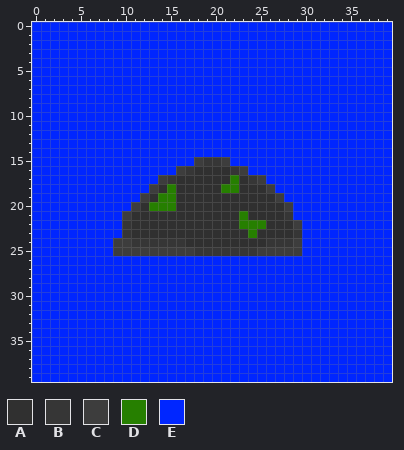
Two versions of one pixel-art sprite, src/main/resources/items/3.png. Above: the version before the commit.
The file is 40x40 pixels. Colours within 5 levels of each other are drawn and written as one.
Palette (. is transparent): A #303030  B #363636  C #3d3d3d  D #267f00  E #0026ff
Pixels before, first column x 0:
 0 EEEEEEEEEEEEEEEEEEEEEEEEEEEEEEEEEEEEEEEE
 1 EEEEEEEEEEEEEEEEEEEEEEEEEEEEEEEEEEEEEEEE
 2 EEEEEEEEEEEEEEEEEEEEEEEEEEEEEEEEEEEEEEEE
 3 EEEEEEEEEEEEEEEEEEEEEEEEEEEEEEEEEEEEEEEE
 4 EEEEEEEEEEEEEEEEEEEEEEEEEEEEEEEEEEEEEEEE
 5 EEEEEEEEEEEEEEEEEEEEEEEEEEEEEEEEEEEEEEEE
 6 EEEEEEEEEEEEEEEEEEEEEEEEEEEEEEEEEEEEEEEE
 7 EEEEEEEEEEEEEEEEEEEEEEEEEEEEEEEEEEEEEEEE
 8 EEEEEEEEEEEEEEEEEEEEEEEEEEEEEEEEEEEEEEEE
 9 EEEEEEEEEEEEEEEEEEEEEEEEEEEEEEEEEEEEEEEE
10 EEEEEEEEEEEEEEEEEEEEEEEEEEEEEEEEEEEEEEEE
11 EEEEEEEEEEEEEEEEEEEEEEEEEEEEEEEEEEEEEEEE
12 EEEEEEEEEEEEEEEEEEEEEEEEEEEEEEEEEEEEEEEE
13 EEEEEEEEEEEEEEEEEEEEEEEEEEEEEEEEEEEEEEEE
14 EEEEEEEEEEEEEEEEEEEEEEEEEEEEEEEEEEEEEEEE
15 EEEEEEEEEEEEEEEEEECBBCEEEEEEEEEEEEEEEEEE
16 EEEEEEEEEEEEEEEECBAAAABCEEEEEEEEEEEEEEEE
17 EEEEEEEEEEEEEECBAAAAAADABCEEEEEEEEEEEEEE
18 EEEEEEEEEEEEECADAAAAADDAAACEEEEEEEEEEEEE
19 EEEEEEEEEEEECADDAAAAAAAAAAACEEEEEEEEEEEE
20 EEEEEEEEEEECADDDAAAAAAAAAAAACEEEEEEEEEEE
21 EEEEEEEEEECAAAAAAAAAAAADAAAABEEEEEEEEEEE
22 EEEEEEEEEEBAAAAAAAAAAAADDDAAACEEEEEEEEEE
23 EEEEEEEEEEBAAAAAAAAAAAAADAAAABEEEEEEEEEE
24 EEEEEEEEECCBBBBBBAAAAAAAAABBBCEEEEEEEEEE
25 EEEEEEEEECCCCCCCCCBBBBBBBCCCCCEEEEEEEEEE
26 EEEEEEEEEEEEEEEEEEEEEEEEEEEEEEEEEEEEEEEE
27 EEEEEEEEEEEEEEEEEEEEEEEEEEEEEEEEEEEEEEEE
28 EEEEEEEEEEEEEEEEEEEEEEEEEEEEEEEEEEEEEEEE
29 EEEEEEEEEEEEEEEEEEEEEEEEEEEEEEEEEEEEEEEE
30 EEEEEEEEEEEEEEEEEEEEEEEEEEEEEEEEEEEEEEEE
31 EEEEEEEEEEEEEEEEEEEEEEEEEEEEEEEEEEEEEEEE
32 EEEEEEEEEEEEEEEEEEEEEEEEEEEEEEEEEEEEEEEE
33 EEEEEEEEEEEEEEEEEEEEEEEEEEEEEEEEEEEEEEEE
34 EEEEEEEEEEEEEEEEEEEEEEEEEEEEEEEEEEEEEEEE
35 EEEEEEEEEEEEEEEEEEEEEEEEEEEEEEEEEEEEEEEE
36 EEEEEEEEEEEEEEEEEEEEEEEEEEEEEEEEEEEEEEEE
37 EEEEEEEEEEEEEEEEEEEEEEEEEEEEEEEEEEEEEEEE
38 EEEEEEEEEEEEEEEEEEEEEEEEEEEEEEEEEEEEEEEE
39 EEEEEEEEEEEEEEEEEEEEEEEEEEEEEEEEEEEEEEEE
And afterwards:
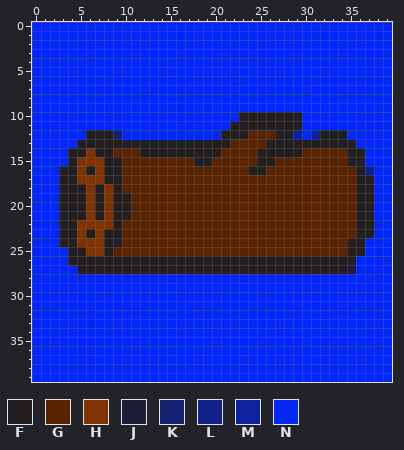
Colours new in this view: F #231f20  G #5b2400  H #7f3300  J #1e1d38  K #152170  L #11228b  M #0e22a0  N #0427f4
Edits made:
Changed rows in their new state; - is an unchanged pixel.
first column x 0:
 0 -N----N--N----N----N----N--N-N--N----N--
 1 N----N--N-N--N----N----N--N-N--N----N---
 2 --N-N--N----N----N----N--N----N----N----
 3 -N-N--N----N----N----N--N----N----N----N
 4 N-N--N----N----N----N--N-N--N----N----N-
 5 -N--N----N----N----N--N-N--N----N----N--
 6 N--N----N----N----N--N-N--N----N----N---
 7 --N-N--N----N----N----N--N----N----N----
 8 -N----N----N----N--N----N----N----N--N-N
 9 N----N----N----N--N-N--N----N----N----N-
10 ----N----N----N--N-N--NFFFFFFF--N----N--
11 ---N----N----N--N-N--NFFFFFFFF-N----N--N
12 --N---FFFK--N----N--NFFFGGGFFMNMFFFN--N-
13 -N---FFFFFFFFFFFFFFFFFGGGGFFFFFFFFFF-N--
14 N---FFHFFGGGFFFFFFFFFGGGGFFFFFGGGGGFF---
15 ---NFHHHFFGGGGGGGGFFGGGGGFFGGGGGGGGFF---
16 ---FFHFHFFGGGGGGGGGGGGGGFFGGGGGGGGGGFL-N
17 --NFFHHHFFGGGGGGGGGGGGGGGGGGGGGGGGGGFFN-
18 -N-FFFHFHFGGGGGGGGGGGGGGGGGGGGGGGGGGFF--
19 N--FFFHFHFFGGGGGGGGGGGGGGGGGGGGGGGGGFF--
20 ---FFFHFHFFGGGGGGGGGGGGGGGGGGGGGGGGGFF--
21 ---FFFHFHFFGGGGGGGGGGGGGGGGGGGGGGGGGFF-N
22 --NFFHHHHFGGGGGGGGGGGGGGGGGGGGGGGGGGFFN-
23 -N-FFHFHFFGGGGGGGGGGGGGGGGGGGGGGGGGGFF--
24 N--FFHHHFFGGGGGGGGGGGGGGGGGGGGGGGGGFF---
25 --N-FFHHFGGGGGGGGGGGGGGGGGGGGGGGGGGFF---
26 -N-NFFFFFFFFFFFFFFFFFFFFFFFFFFFFFFFF---N
27 N-N--FFFFFFFFFFFFFFFFFFFFFFFFFFFFFFJ--N-
28 -N--N----N----N----N--N-N--N----N----N--
29 ---N----N----N--N-N--N----N----N----N--N
30 --N----N----N----N--N----N----N----N--N-
31 -N----N----N----N--N----N----N----N--N-N
32 N----N----N----N--N-N--N----N----N----N-
33 ----N----N----N--N-N--N----N----N----N--
34 ---N----N--N-N--N----N----N----N--N-N--N
35 --N----N----N--N----N----N----N--N-N--N-
36 -N----N----N--N----N----N----N--N-N--N--
37 N----N----N--N-N--N----N----N----N--N---
38 ----N----N--N-N--N----N----N----N--N----
Boxes around the changes in both pictures, in picture pixels (x1, y1, x2, y2):
changed: (32, 22, 392, 373)
